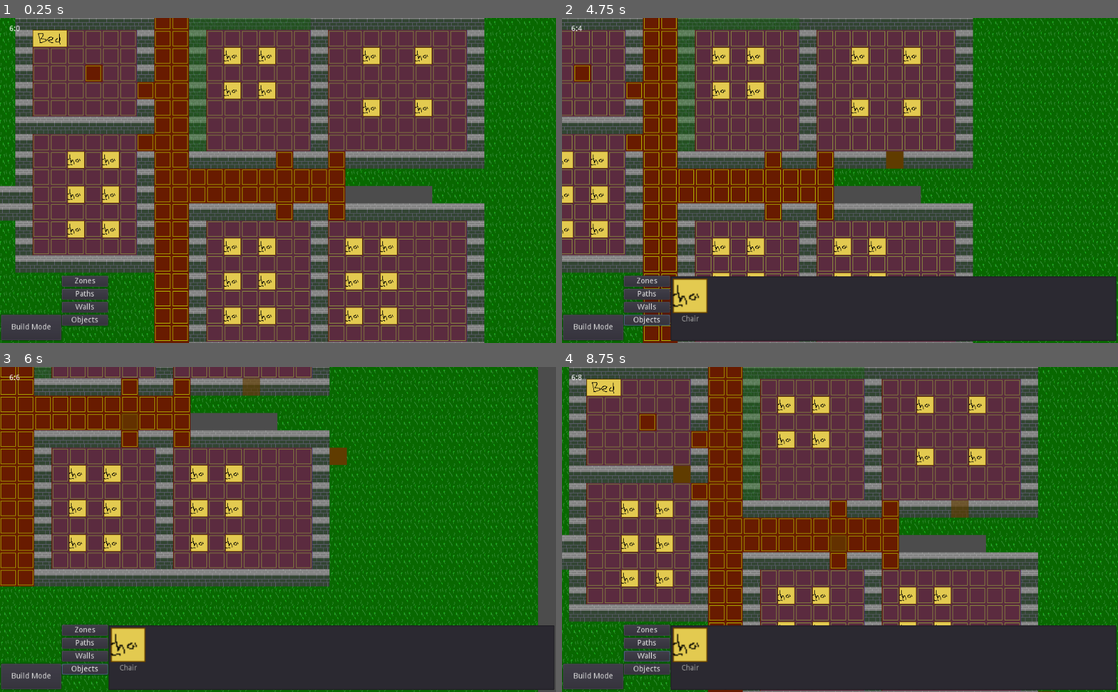
Above: before the commit, frames 1-4 (two rows, left to right).
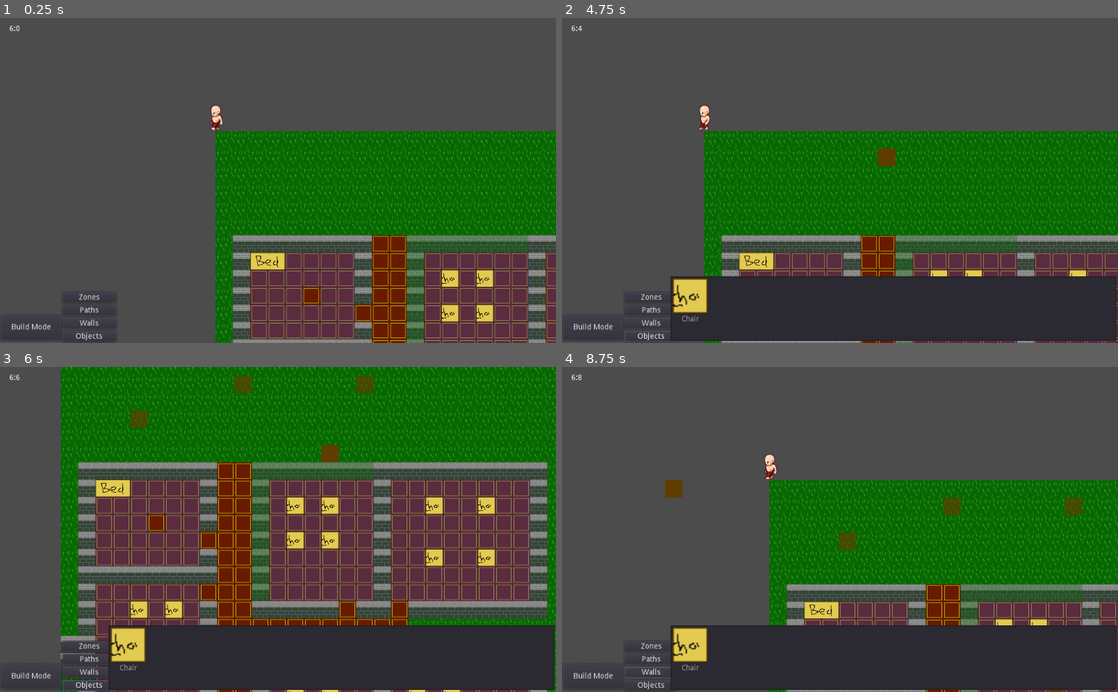
Above: after the commit, the same moments.

Repository: SLangrick/Builder
Game: Godot game, scene res://Main.tscn
The game is run twice, just before and just after one commit, with the same random seed, the same clock (stepped at 60 frames per second) and the same inputs. The engine's default icon, where the game draws it, is replaced by a stand-in: a white triangle on a blue panel in a dark square.
Inputs (mouse positions are in pixels of both pictures, inside the frame that each line leads up to):
- Up to frame 1 (0.25 s): no input
- Up to frame 2 (4.75 s): click "Build Mode" at 0.5 s; click "Zones" at 1.25 s; click "Paths" at 2 s; click "Walls" at 2.75 s; click "Objects" at 3.5 s; tap Enter at 4.25 s; move the mouse to (962, 164) at 4.27 s; press the mouse at (962, 164) at 4.28 s; hold Right (ui_right) from 4.28 s (still down)
- Up to frame 3 (6 s): move the mouse to (166, 545) at 5.02 s; release Right (ui_right) at 5.03 s; release the mouse at (166, 545) at 5.03 s; hold Down (ui_down) 5.03-5.78 s; tap R at 5.1 s; move the mouse to (333, 458) at 5.77 s; hold Right (ui_right) from 5.78 s (still down); hold 1 from 5.78 s (still down)
- Up to frame 4 (8.75 s): move the mouse to (812, 594) at 6.52 s; release Right (ui_right) at 6.53 s; release 1 at 6.53 s; hold Up (ui_up) 6.53-7.28 s; tap 2 at 6.6 s; click (812, 594) at 6.67 s; move the mouse to (1006, 578) at 7.27 s; hold 3 7.28-8.03 s; hold Left (ui_left) from 7.28 s (still down); move the mouse to (673, 480) at 8.02 s; tap 4 at 8.1 s

The runs differ from the first frame. In frame 1, 86% of the frame differs, in the area x 0-100%, y 0-100%; in frame 2, 71%; in frame 3, 67%; in frame 4, 72%.
Error before the commit: Invalid get index 'Class1' (on base: 'Dictionary'). (res://Main.gd:66)
Error after the commit: Invalid get index 'Class1' (on base: 'Dictionary'). (res://Main.gd:57)

Commit message:
Sprite Direction
Added sprite controller, returns texture of atlas to student

Diff:
--- a/Main.gd
+++ b/Main.gd
@@ -49,17 +49,8 @@
 	if Input.is_key_pressed(KEY_END):
 		while Zones.get_dorm_beds() > 0:
 			var student = Student.instance()
-			var SpriteHead = AtlasTexture.new();
-			SpriteHead.atlas = SpriteHeads.tile_get_texture(0)
-			SpriteHead.region = SpriteHeads.tile_get_region(0)
-			SpriteHead.region= SpriteHead.region.grow_individual(0,0,-96,0)
-			var SpriteBody = AtlasTexture.new();
-			SpriteBody.atlas = SpriteBodies.tile_get_texture(0)
-			SpriteBody.region = SpriteBodies.tile_get_region(0)
-			print(str(SpriteBody.region))
-			SpriteBody.region= SpriteBody.region.grow_individual(0,0,-96,0)
-			print(str(SpriteBody.region))
-			student.set_variables(random_Student_Variables(), SpriteHead, SpriteBody)
+
+			student.set_variables(random_Student_Variables(), 0, 0)
 			$Area/Students.add_child(student)
 	if Input.is_key_pressed(KEY_R):
 		if mode == BUILD:
--- a/Main.tscn
+++ b/Main.tscn
@@ -1,5 +1,6 @@
-[gd_scene load_steps=9 format=2]
+[gd_scene load_steps=10 format=2]
 
+[ext_resource path="res://Sprite_Controller.gd" type="Script" id=1]
 [ext_resource path="res://Worker.tscn" type="PackedScene" id=2]
 [ext_resource path="res://Camera.tscn" type="PackedScene" id=3]
 [ext_resource path="res://Button_Inputs.gd" type="Script" id=4]
@@ -59,9 +60,10 @@
 
 [node name="Students" type="YSort" parent="Area"]
 position = Vector2( -1, 0 )
+script = ExtResource( 1 )
 
 [node name="Camera" parent="Area" instance=ExtResource( 3 )]
-position = Vector2( 516.285, 501.714 )
+position = Vector2( 115.338, 91.0601 )
 collision_layer = 0
 collision_mask = 0
 
@@ -88,25 +90,25 @@
 }
 
 [node name="Tabs" type="Tabs" parent="CanvasLayer"]
-margin_left = 197.0
-margin_top = 174.0
-margin_right = 445.0
-margin_bottom = 359.0
+margin_left = 30.9058
+margin_top = 85.8265
+margin_right = 278.906
+margin_bottom = 270.827
 __meta__ = {
 "_edit_use_anchors_": false
 }
 
 [node name="VBoxContainer" type="VBoxContainer" parent="CanvasLayer/Tabs"]
-margin_left = -83.0
-margin_top = 302.0
-margin_right = 2.0
-margin_bottom = 423.0
+margin_left = 84.0
+margin_top = 420.0
+margin_right = 183.0
+margin_bottom = 512.0
 __meta__ = {
 "_edit_use_anchors_": false
 }
 
 [node name="Zones" type="Button" parent="CanvasLayer/Tabs/VBoxContainer"]
-margin_right = 85.0
+margin_right = 99.0
 margin_bottom = 20.0
 text = "Zones"
 __meta__ = {
@@ -115,19 +117,19 @@
 
 [node name="Paths" type="Button" parent="CanvasLayer/Tabs/VBoxContainer"]
 margin_top = 24.0
-margin_right = 85.0
+margin_right = 99.0
 margin_bottom = 44.0
 text = "Paths"
 
 [node name="Walls" type="Button" parent="CanvasLayer/Tabs/VBoxContainer"]
 margin_top = 48.0
-margin_right = 85.0
+margin_right = 99.0
 margin_bottom = 68.0
 text = "Walls"
 
 [node name="Objects" type="Button" parent="CanvasLayer/Tabs/VBoxContainer"]
 margin_top = 72.0
-margin_right = 85.0
+margin_right = 99.0
 margin_bottom = 92.0
 text = "Objects"
 
--- /dev/null
+++ b/Sprite_Controller.gd
@@ -0,0 +1,20 @@
+extends Node
+
+onready var SpriteHeads = preload("res://Assets/SpriteHeads.tres")
+onready var SpriteBodies = preload("res://Assets/SpriteBody.tres")
+
+func Set_Head(Index, Gender, Direction):
+	var SpriteHead = AtlasTexture.new();
+	SpriteHead.atlas = SpriteHeads.tile_get_texture(Index)
+	SpriteHead.region = SpriteHeads.tile_get_region(Index)
+	SpriteHead.region= SpriteHead.region.grow_individual(0,0,-96,0)
+	SpriteHead.region.position = Vector2(Direction, 0)
+	return SpriteHead
+
+func Set_Body(Index, Gender, Direction):
+	var SpriteBody = AtlasTexture.new();
+	SpriteBody.atlas = SpriteBodies.tile_get_texture(Index)
+	SpriteBody.region = SpriteBodies.tile_get_region(Index)
+	SpriteBody.region= SpriteBody.region.grow_individual(0,0,-96,0)
+	SpriteBody.region.position = Vector2(Direction, 0)
+	return SpriteBody
--- a/Student.gd
+++ b/Student.gd
@@ -1,16 +1,17 @@
 extends KinematicBody2D
 
 onready var nav : Navigation2D = $"../../Navigation2D"
-onready var mainScene = $"../../.."
-onready var toBuild = $"../../ToBuild"
+# onready var mainScene = $"../../.."
 onready var Map = $"../../Navigation2D/Pathable"
-onready var Objects = $"../../Object"
+# onready var Objects = $"../../Object"
 onready var Zones = $"../../Zones"
+onready var Controller = $".."
+
 
 export var speed = 250
 
-var head_texture
-var body_texture
+var head_Index
+var body_Index
 
 var path_navigate : PoolVector2Array
 var desired_location
@@ -99,12 +100,43 @@
 	if path_navigate.size() > 0:
 		var d: float = position.distance_to(path_navigate[0])
 		if d > 5:
-			print(str(position.direction_to(path_navigate[0])))
+			movement_sprite_change(position.direction_to(path_navigate[0]))
 			position = position.linear_interpolate(path_navigate[0], (speed * delta)/d)
 		else:
 			path_navigate.remove(0)
 		if path_navigate.empty():
 			state = WAITING
+
+func movement_sprite_change(Vect: Vector2):
+	var VectX = Vect.x
+	var VectY = Vect.y
+	if VectX < 0:
+		VectX = VectX * -1
+	if VectY < 0:
+		VectY = VectY * -1
+	#32, -64
+	#64, -32
+	#96, 0
+	if VectX > VectY:
+		if Vect.x < 0:
+			#left
+			set_sprite(64)
+		else:
+			#right
+			set_sprite(96)
+	elif VectX < VectY:
+		if Vect.y < 0:
+			set_sprite(32)
+		else:
+			set_sprite(0)
+
+func set_sprite(Direction):
+	#Direction = region offset
+	var head = Controller.Set_Head(head_Index, Gender, Direction)
+	var body = Controller.Set_Body(head_Index, Gender, Direction)
+	$Node2D/Head.texture = head
+	$Node2D/Body.texture = body
+
 #Mouse Input
 func _on_Player_mouse_entered() -> void:
 	$lblName.visible = true
@@ -131,8 +163,8 @@
 	$lblName.text = str(FirstName) + " " + str(LastName)
 	print($lblName.text)
 
-	$Node2D/Head.texture = SpriteHead
-	$Node2D/Body.texture = SpriteBody
+	head_Index = SpriteHead
+	body_Index = SpriteBody
 func print_out():
 	print("Gender " + str(Gender))
 	print("Name " + FirstName + " " + LastName)
--- a/Student.tscn
+++ b/Student.tscn
@@ -346,7 +346,7 @@
 position = Vector2( 0.25, -30.5 )
 frames = SubResource( 52 )
 animation = "Walk_Left"
-frame = 3
+frame = 6
 playing = true
 
 [node name="Node2D" type="Node2D" parent="."]
@@ -386,7 +386,7 @@
 position = Vector2( 1.31, -69.0885 )
 frames = ExtResource( 4 )
 animation = "Chat"
-frame = 1
+frame = 3
 playing = true
 [connection signal="input_event" from="." to="." method="_on_Player_input_event"]
 [connection signal="mouse_entered" from="." to="." method="_on_Player_mouse_entered"]
Binary file changed: Assets/Heads.png
Not shown, removed: Assets/.Body.png-autosave.kra
Not shown, changed: Assets/Heads.png~
